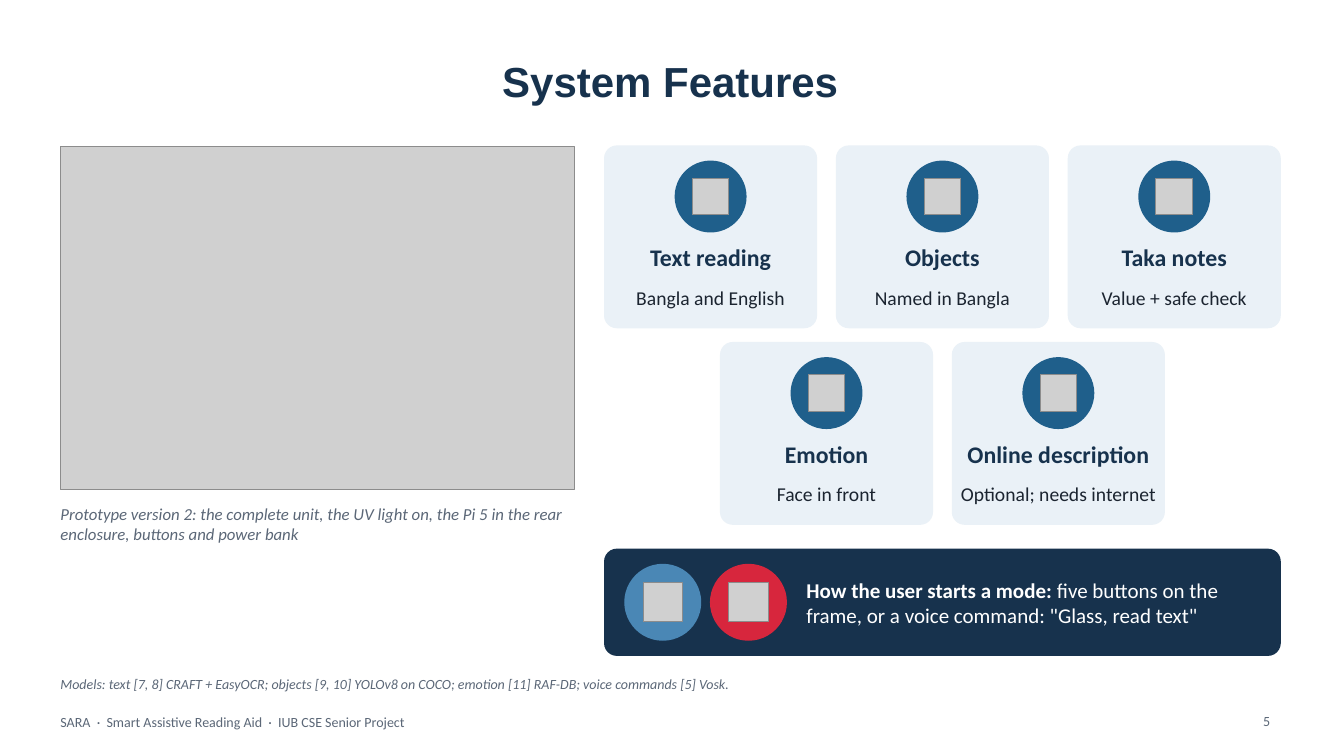
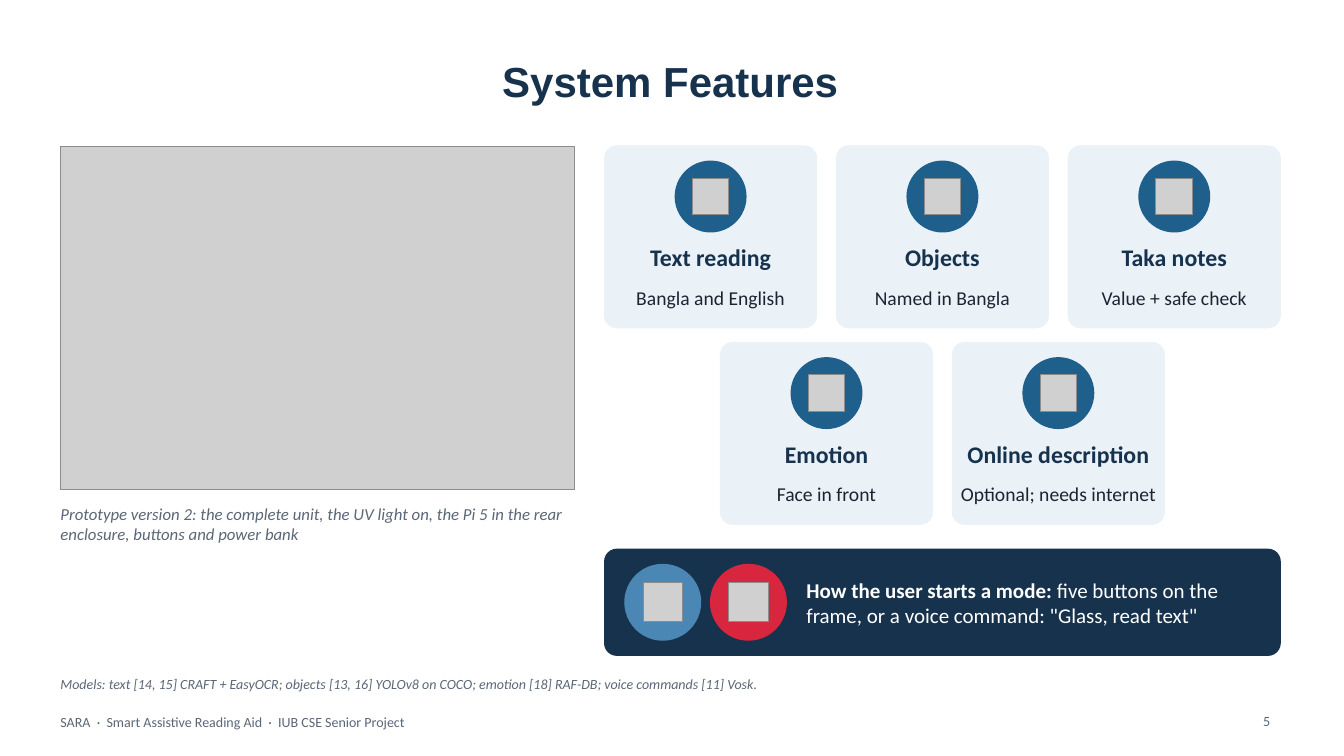
Before and after one commit to aflam330/Senior_project_wearable_glass_for_blind_people_using_ocr_and_ylo, a slide deck: slide 5 of Thesis Report and paper/thesis report/slides/SARA_Presentation_Redesigned.pptx. Drawn at 1344x756 pixels with LibreOffice and Linux fonts; fonts in the diff are those of the drawing; grey boxes stand for pictures; background and template pictures are left out. Boxes give left, top, right and bottom in pixels: in the first picture for what was removed or moved away, otherwise in the second. Text is boxed around its words. In the diff, an @@ line names an element or a change of style, - is before the commit and + after.

```diff
--- a/Thesis Report and paper/thesis report/slides/SARA_Presentation_Redesigned.pptx
+++ b/Thesis Report and paper/thesis report/slides/SARA_Presentation_Redesigned.pptx
@@ text at [60,679,757,692]: text changed @@
-Models: text [7, 8] CRAFT + EasyOCR; objects [9, 10] YOLOv8 on COCO; emotion [11] RAF-DB; voice commands [5] Vosk.
+Models: text [14, 15] CRAFT + EasyOCR; objects [13, 16] YOLOv8 on COCO; emotion [18] RAF-DB; voice commands [11] Vosk.
```
Also in this commit, not shown: 14 other slides changed, 2 slides added, 2 slides removed, 6 other files.
